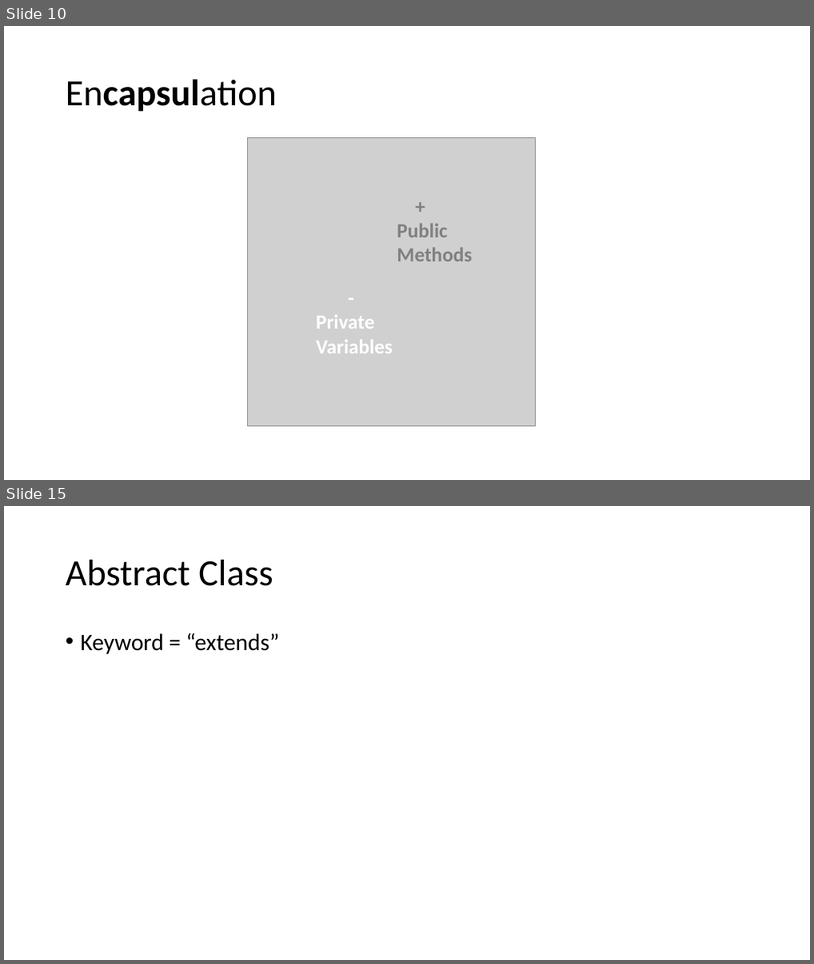
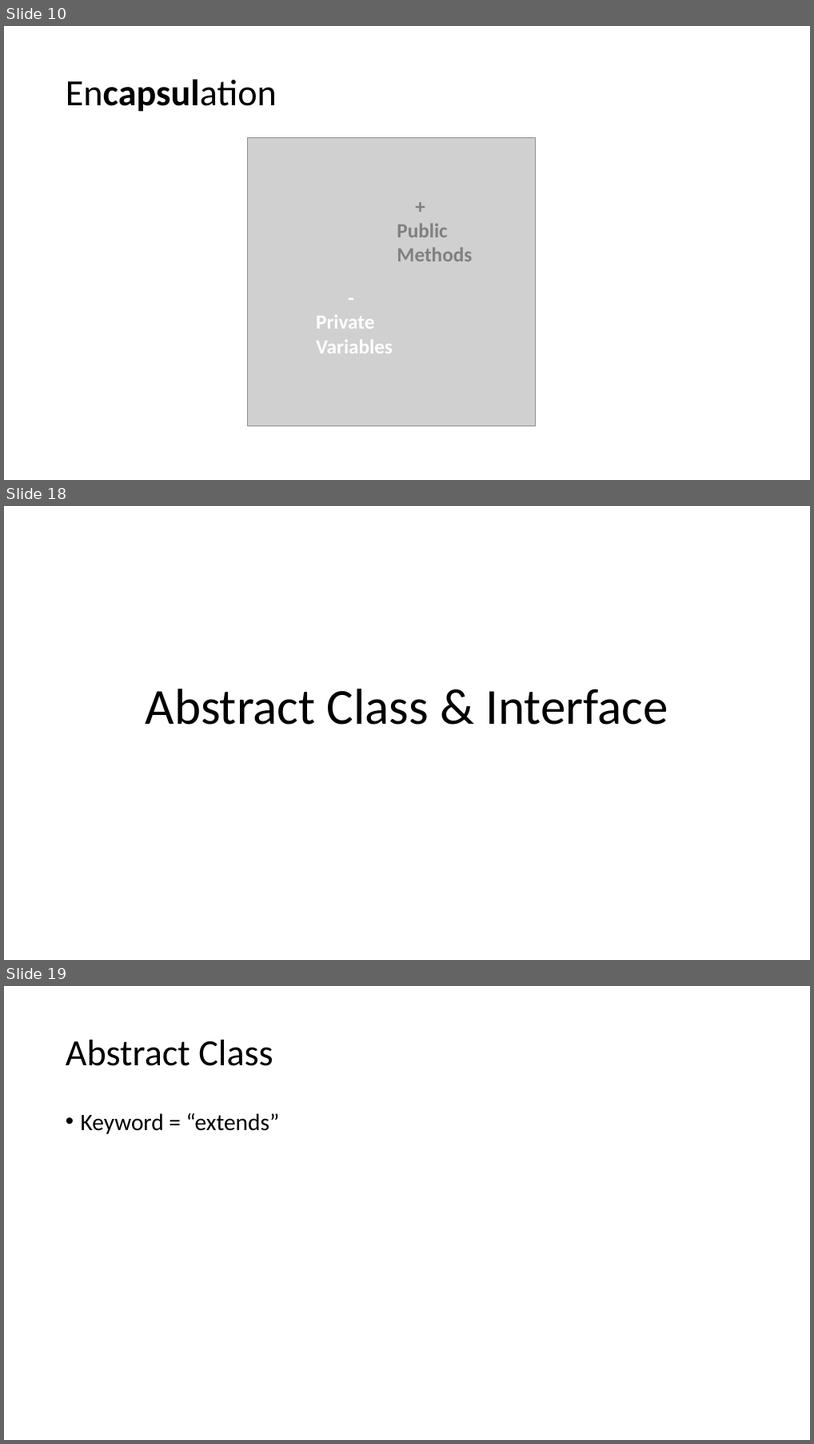
Before and after one commit to mcjavabootcamp/CourseWiki, a slide deck: TeachingMaterials/Object Oriented Programming.pptx. Shown one above the other, each under a label of ours: slides 10 and 15 before the commit, slides 10, 18 and 19 after it; the slides between them are not shown. The pictures are 814x964 and 814x1444 pixels, drawn with LibreOffice and Linux fonts; fonts in the diff are those of the drawing; grey boxes stand for pictures. Boxes give left, top, right and bottom in pixels: in the first picture for what was removed or moved away, otherwise in the second. Text is boxed around its words. In the diff, an @@ line names an element or a change of style, - is before the commit and + after.

```diff
--- a/TeachingMaterials/Object Oriented Programming.pptx
+++ b/TeachingMaterials/Object Oriented Programming.pptx
@@ slide 18 added at (4,506,810,960), background #FFFFFF @@
@@ title added at (146,688,669,724), 60 pt, text #000000 @@
+Abstract Class & Interface
@@ what was slide 15 is now slide 19 @@
```
Also in this commit, not shown: 5 slides changed, 5 other slides added, 12 other files.
